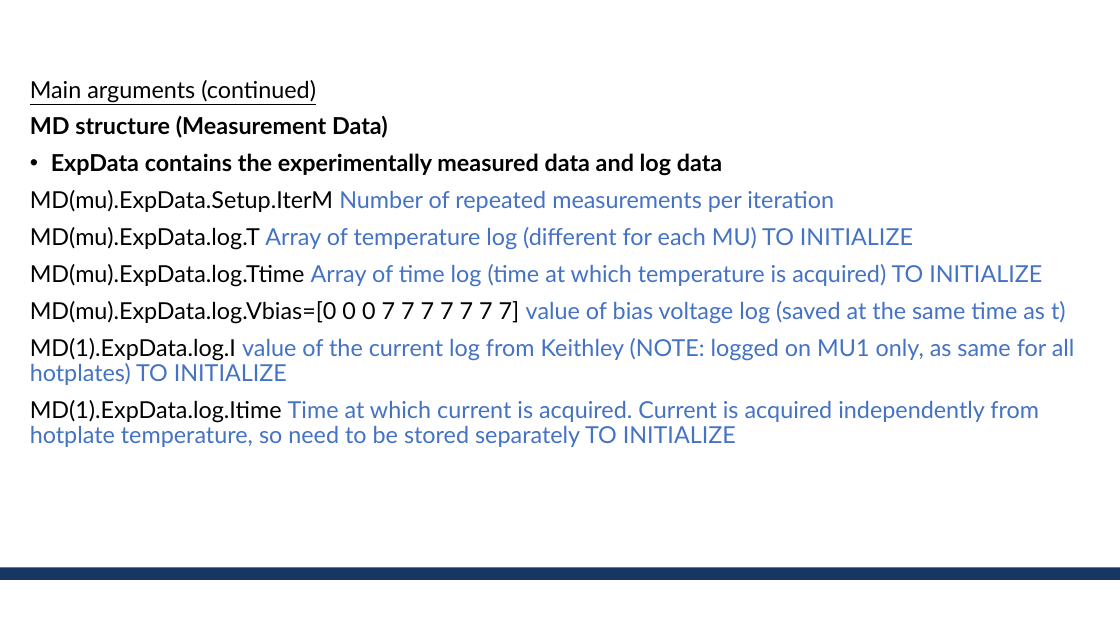
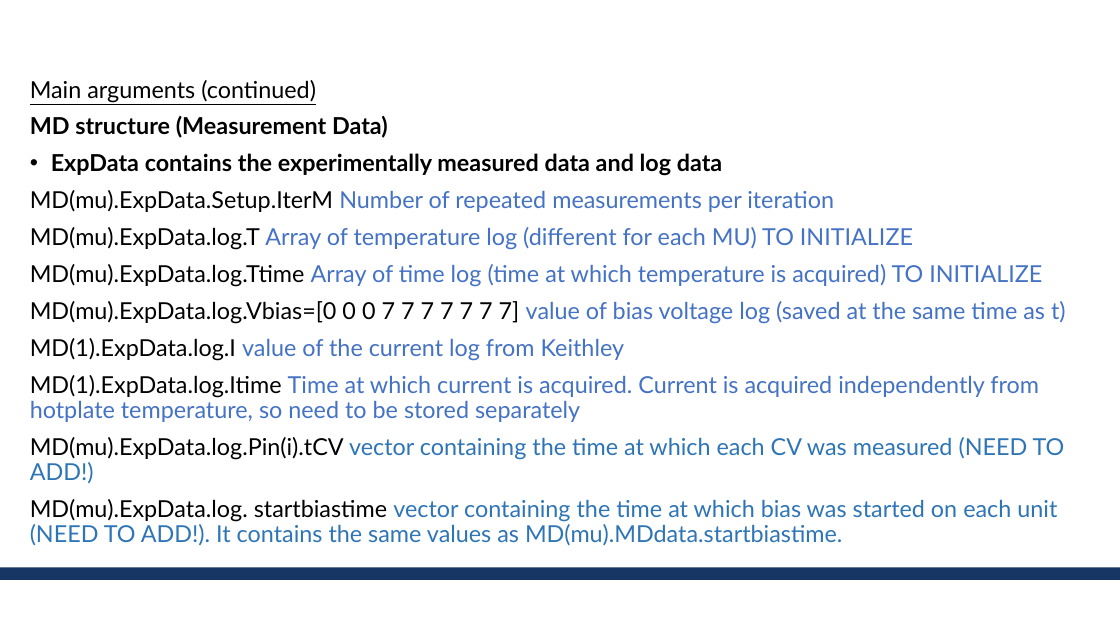
Before and after one commit to erickmartinez/matlabcvapp, a slide deck: slide 10 of AAA_CV_setup_app_design.pptx. Drawn at 1120x630 pixels with LibreOffice and Linux fonts; fonts in the diff are those of the drawing; background and template pictures are left out. Boxes give left, top, right and bottom in pixels: in the first picture for what was removed or moved away, otherwise in the second. Text is boxed around its words. In the diff, an @@ line names an element or a change of style, - is before the commit and + after.

```diff
--- a/AAA_CV_setup_app_design.pptx
+++ b/AAA_CV_setup_app_design.pptx
@@ text at (x1=30, y1=338, x2=1065, y2=545): text changed; text colour #4472C4 to #2E75B6 @@
-MD(1).ExpData.log.I value of the current log from Keithley (NOTE: logged on MU1 only, as same for all hotplates) TO INITIALIZE
-MD(1).ExpData.log.Itime Time at which current is acquired. Current is acquired independently from hotplate temperature, so need to be stored separately TO INITIALIZE
+MD(1).ExpData.log.I value of the current log from Keithley
+MD(1).ExpData.log.Itime Time at which current is acquired. Current is acquired independently from hotplate temperature, so need to be stored separately
+MD(mu).ExpData.log.Pin(i).tCV vector containing the time at which each CV was measured (NEED TO ADD!)
+MD(mu).ExpData.log. startbiastime vector containing the time at which bias was started on each unit (NEED TO ADD!). It contains the same values as MD(mu).MDdata.startbiastime.
```
Also in this commit, not shown: 1 other slide changed.
